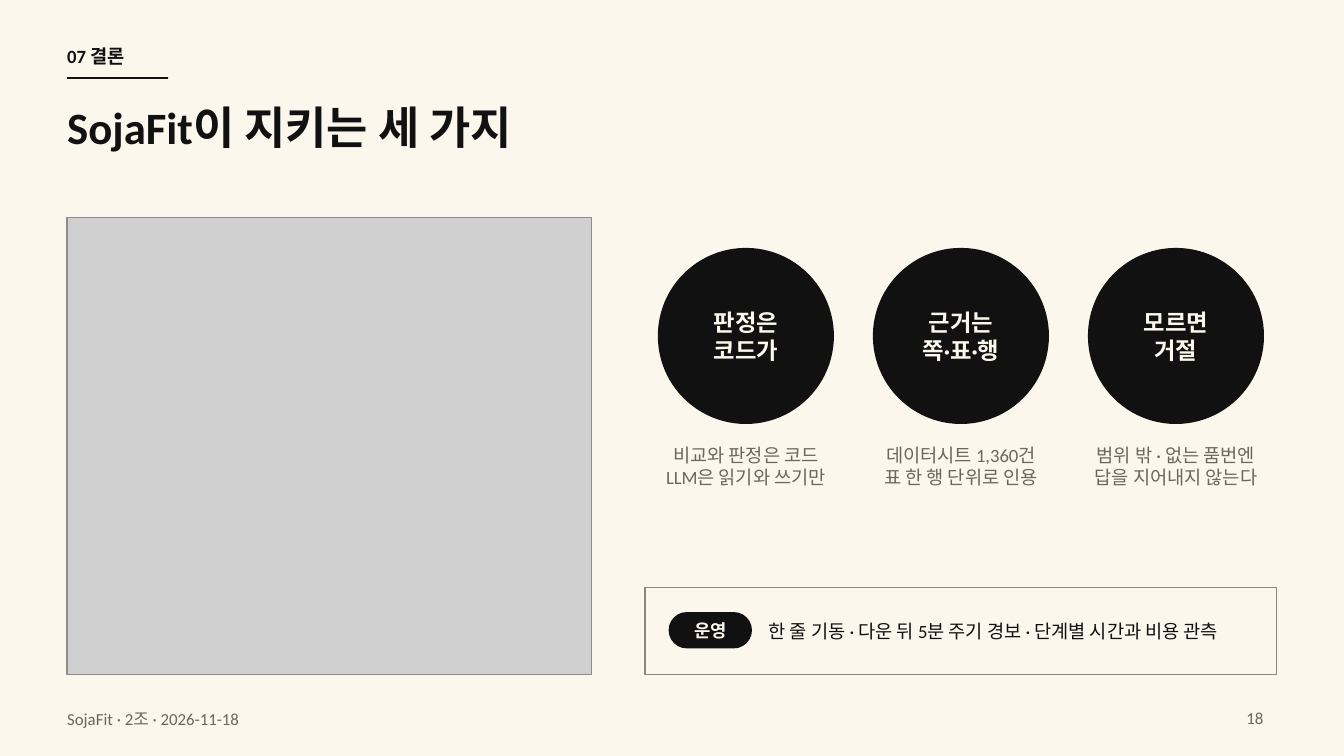
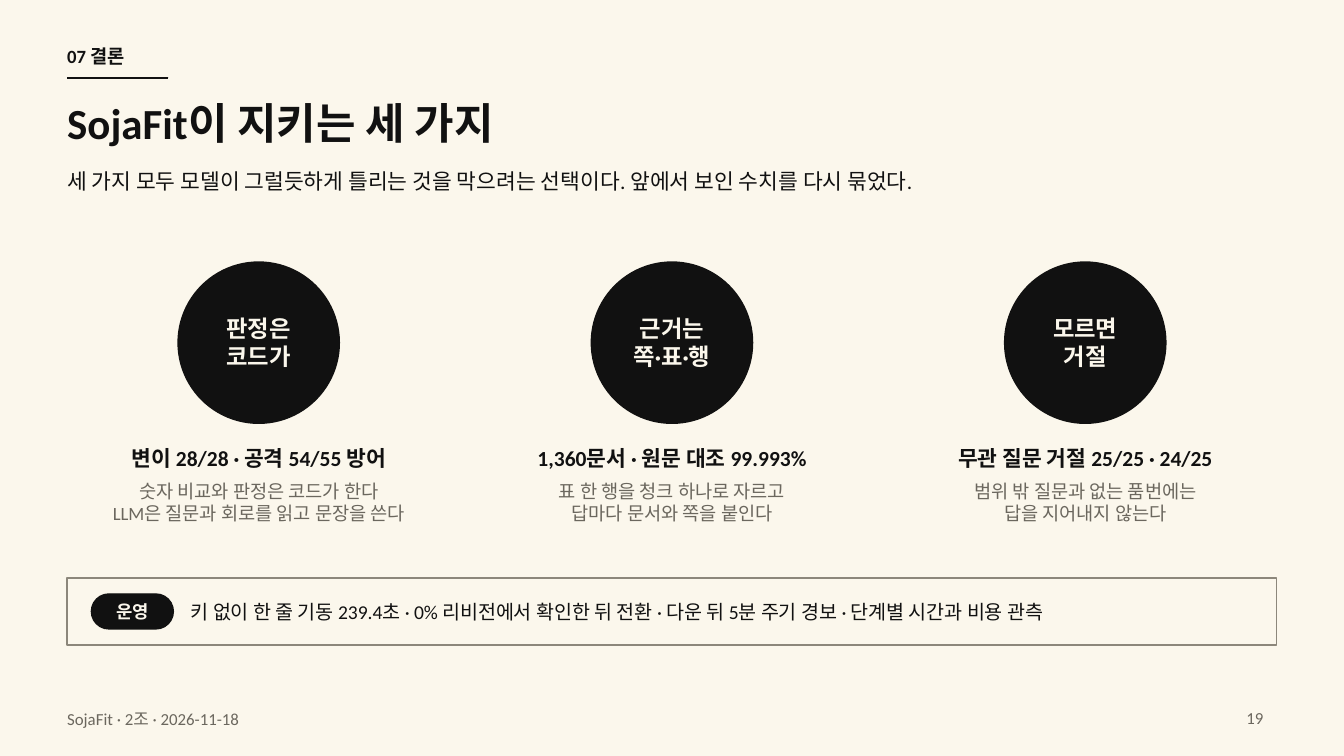
Before and after one commit to HJU5022/SojaFit, a slide deck: slide 19 of docs/deliverables/presentation/sojafit-final-2026-11-18.pptx (slide 18 before the commit). Drawn at 1344x756 pixels with LibreOffice and Linux fonts; fonts in the diff are those of the drawing; grey boxes stand for pictures. Boxes give left, top, right and bottom in pixels: in the first picture for what was removed or moved away, otherwise in the second. Text is boxed around its words. In the diff, an @@ line names an element or a change of style, - is before the commit and + after.

Commit message:
docs: 발표 덱을 20장 최종본으로 바꾸고(화면 캡처 제외 · 구조도 다시 그림 · 배포 절차 장 추가) PRESENTATION.md · 목록 문서 · 작업 기록을 맞춘다

```diff
--- a/docs/deliverables/presentation/sojafit-final-2026-11-18.pptx
+++ b/docs/deliverables/presentation/sojafit-final-2026-11-18.pptx
@@ title "SojaFit이 지키는 세 가지" at box(67, 103, 494, 147): size 24 to 23 pt @@
@@ text added at box(67, 171, 912, 191), 11.5 pt, text #111111 @@
+세 가지 모두 모델이 그럴듯하게 틀리는 것을 막으려는 선택이다. 앞에서 보인 수치를 다시 묶었다.
@@ picture removed at box(67, 218, 591, 675) @@
@@ ellipse "판정은": place and size @@
-ellipse "판정은" at box(659, 249, 833, 423)
+ellipse "판정은" at box(177, 262, 339, 423)
@@ ellipse "근거는": place and size @@
-ellipse "근거는" at box(874, 249, 1048, 423)
+ellipse "근거는" at box(591, 262, 753, 423)
@@ ellipse "모르면": place and size @@
-ellipse "모르면" at box(1089, 249, 1263, 423)
+ellipse "모르면" at box(1004, 262, 1165, 423)
@@ text added at box(131, 448, 386, 468), 11.5 pt, text #111111, bold @@
+변이 28/28 · 공격 54/55 방어
@@ text added at box(537, 448, 807, 469), 11.5 pt, text #111111, bold @@
+1,360문서 · 원문 대조 99.993%
@@ text removed at box(666, 446, 825, 486) @@
-비교와 판정은 코드
-LLM은 읽기와 쓰기만
@@ text removed at box(884, 446, 1037, 486) @@
-데이터시트 1,360건
-표 한 행 단위로 인용
@@ text added at box(958, 448, 1213, 468), 11.5 pt, text #111111, bold @@
+무관 질문 거절 25/25 · 24/25
@@ text added at box(113, 482, 405, 522), 10 pt, text #6B675E @@
+숫자 비교와 판정은 코드가 한다
+LLM은 질문과 회로를 읽고 문장을 쓴다
@@ text added at box(559, 482, 785, 522), 10 pt, text #6B675E @@
+표 한 행을 청크 하나로 자르고
+답마다 문서와 쪽을 붙인다
@@ text "범위 밖 질문과 없는 품번에는": place and size @@
-text "범위 밖 질문과 없는 품번에는" at box(1095, 446, 1257, 486)
+text "범위 밖 질문과 없는 품번에는" at box(974, 482, 1197, 522)
@@ text at box(974, 482, 1197, 500): text changed @@
-범위 밖 · 없는 품번엔
+범위 밖 질문과 없는 품번에는
@@ rectangle: place and size @@
-rectangle at box(645, 587, 1277, 675)
+rectangle at box(67, 578, 1277, 645)
@@ rounded rectangle "운영": place and size @@
-rounded rectangle "운영" at box(669, 613, 751, 648)
+rounded rectangle "운영" at box(91, 594, 173, 629)
@@ text at box(191, 602, 1043, 621): text changed; size 10 to 10.5 pt @@
-한 줄 기동 · 다운 뒤 5분 주기 경보 · 단계별 시간과 비용 관측
+키 없이 한 줄 기동 239.4초 · 0% 리비전에서 확인한 뒤 전환 · 다운 뒤 5분 주기 경보 · 단계별 시간과 비용 관측
@@ page number at box(1246, 713, 1263, 724): text changed @@
-18
+19
```
Also in this commit, not shown: 16 other slides changed, 3 slides added, 2 slides removed, 5 other files.
